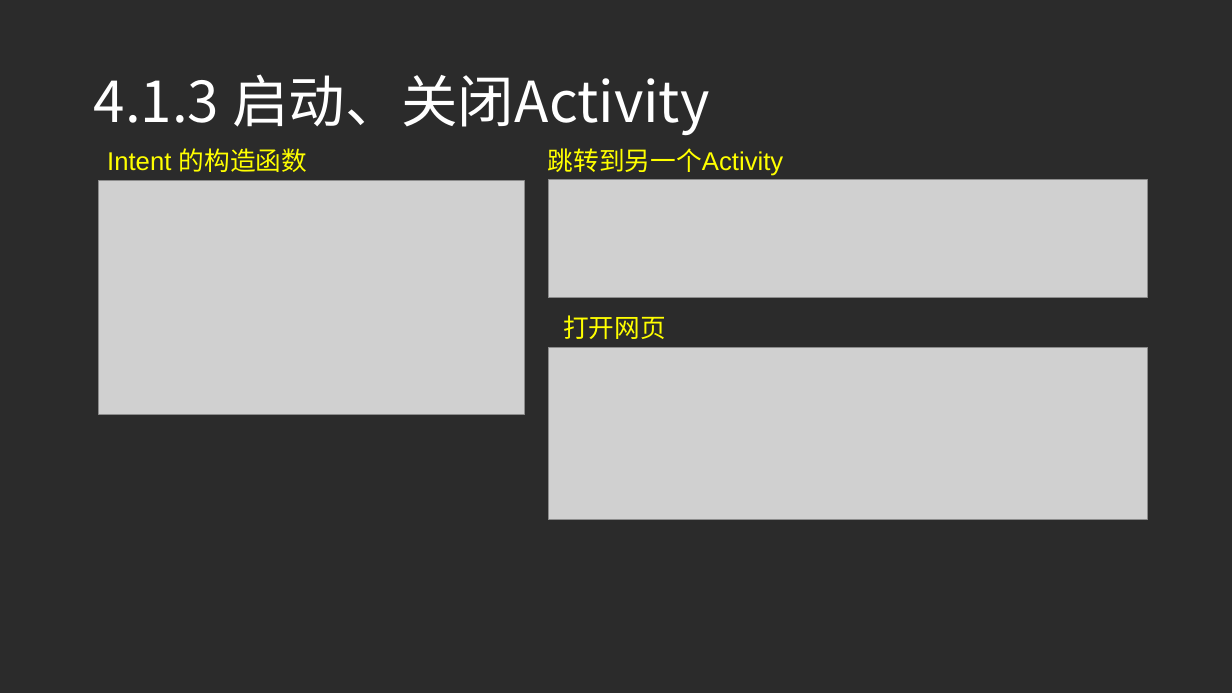
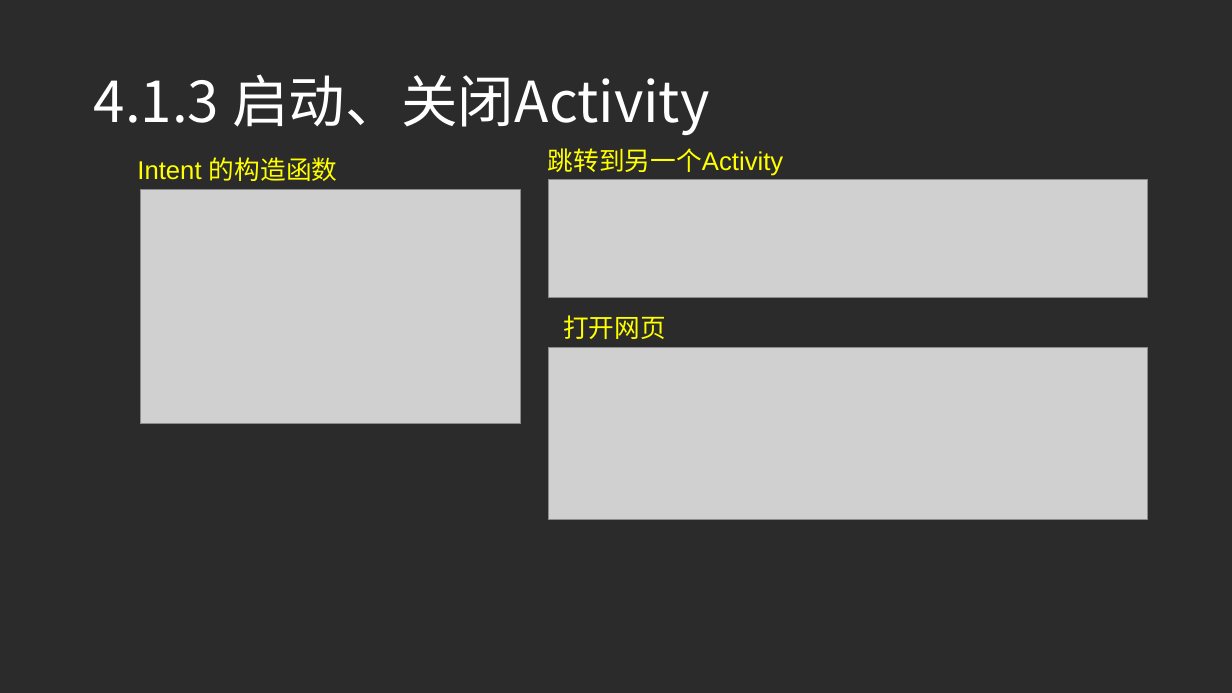
Before and after one commit to djuanbei/18Android1, a slide deck: slide 7 of ppt/ch4.pptx. Drawn at 1232x693 pixels with LibreOffice and Linux fonts; fonts in the diff are those of the drawing; grey boxes stand for pictures; background and template pictures are left out; a plain dark background stands for a picture behind light text. Boxes give left, top, right and bottom in pixels: in the first picture for what was removed or moved away, otherwise in the second. Text is boxed around its words. In the diff, an @@ line names an element or a change of style, - is before the commit and + after.

Commit message:
ok

```diff
--- a/ppt/ch4.pptx
+++ b/ppt/ch4.pptx
@@ text "Intent 的构造函数": place and size @@
-text "Intent 的构造函数" at <box>107,148,307,172</box>
+text "Intent 的构造函数" at <box>137,157,337,181</box>
@@ picture: place and size @@
-picture at <box>99,181,525,415</box>
+picture at <box>140,189,520,423</box>
```
Also in this commit, not shown: 1 other slide changed, 1 slide added.
